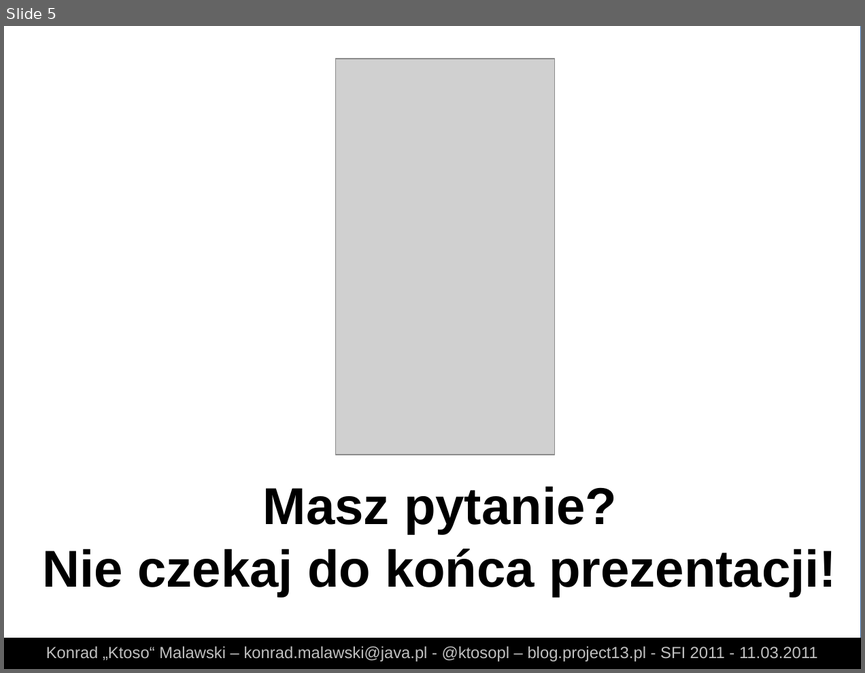
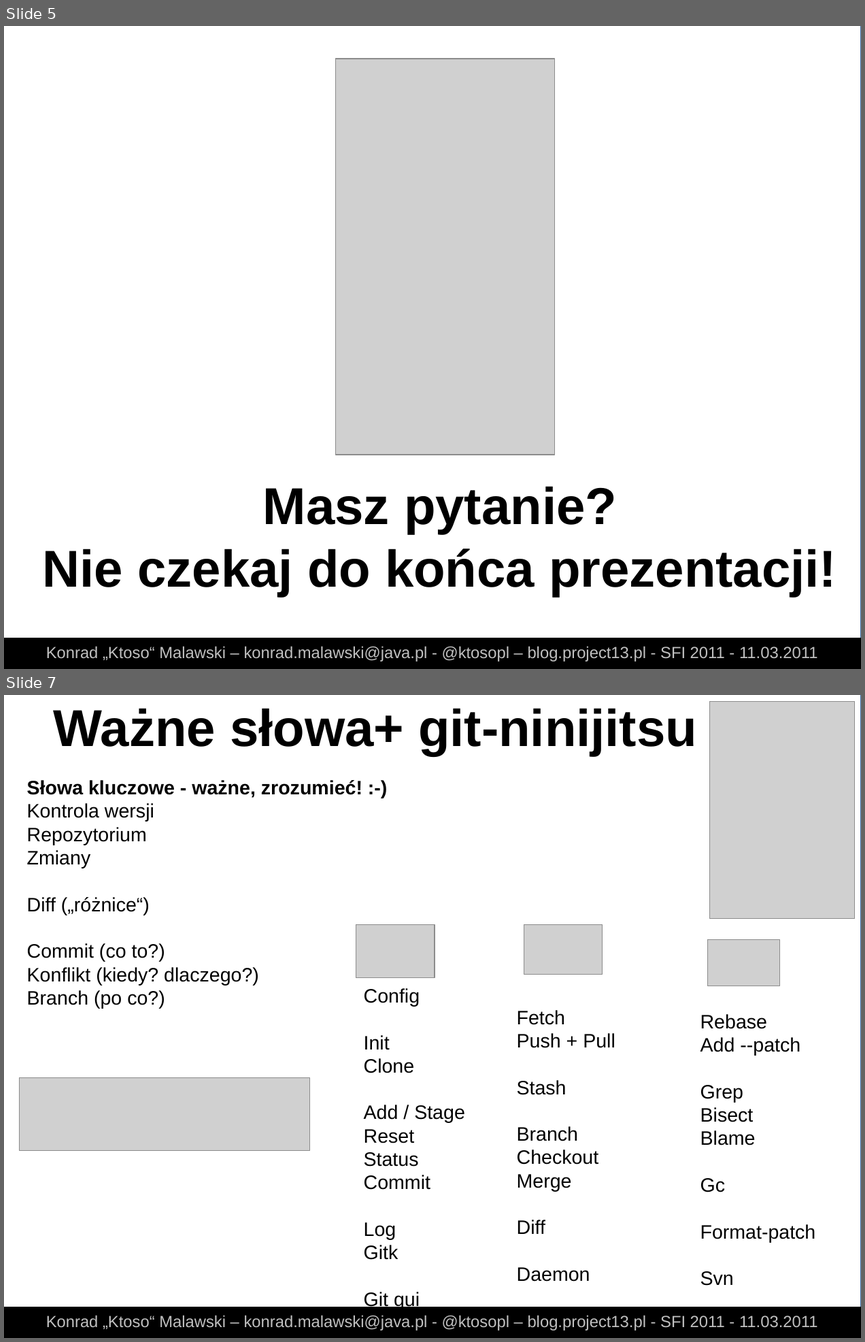
Before and after one commit to ktoso/git-presentation, a slide deck: slides.odp. Shown one above the other, each under a label of ours: slide 5 before the commit, slides 5 and 7 after it; the slides between them are not shown. The pictures are 865x673 and 865x1342 pixels, drawn with LibreOffice and Linux fonts; fonts in the diff are those of the drawing; grey boxes stand for pictures. Boxes give left, top, right and bottom in pixels: in the first picture for what was removed or moved away, otherwise in the second. Text is boxed around its words. In the diff, an @@ line names an element or a change of style, - is before the commit and + after.

```diff
--- a/slides.odp
+++ b/slides.odp
@@ slide 7 added at <box>4,695,861,1338</box>, background #FFFFFF; not listed: 1 template element that a slide beside it also shows @@
@@ text added at <box>54,708,697,756</box>, 48 pt, text #000000, bold @@
+Ważne słowa+ git-ninijitsu
@@ picture added at <box>710,701,855,918</box> @@
@@ text added at <box>27,780,362,1008</box>, 18 pt, text #000000 @@
+Słowa kluczowe - ważne, zrozumieć! :-)
+Kontrola wersji
+Repozytorium
+Zmiany
+Diff („różnice“)
+Commit (co to?)
+Konflikt (kiedy? dlaczego?)
+Branch (po co?)
@@ picture added at <box>356,924,434,978</box> @@
@@ picture added at <box>524,924,602,974</box> @@
@@ picture added at <box>708,940,781,986</box> @@
@@ text added at <box>364,988,465,1309</box>, 18 pt, text #000000 @@
+Config
+Init
+Clone
+Add / Stage
+Reset
+Status
+Commit
+Log
+Gitk
+Git gui
@@ text added at <box>517,1010,615,1281</box>, 18 pt, text #000000 @@
+Fetch
+Push + Pull
+Stash
+Branch
+Checkout
+Merge
+Diff
+Daemon
@@ text added at <box>700,1014,816,1285</box>, 18 pt, text #000000 @@
+Rebase
+Add --patch
+Grep
+Bisect
+Blame
+Gc
+Format-patch
+Svn
@@ picture added at <box>20,1078,310,1150</box> @@
@@ rectangle added at <box>4,1307,861,1337</box>, fill #000000, outline #000000 0 pt @@
@@ text added at <box>46,1314,818,1330</box>, 15 pt, text #C0C0C0 @@
+Konrad „Ktoso“ Malawski – konrad.malawski@java.pl - @ktosopl – blog.project13.pl - SFI 2011 - 11.03.2011
```
Also in this commit, not shown: 5 slides changed, 2 other slides added, 22 other files.
